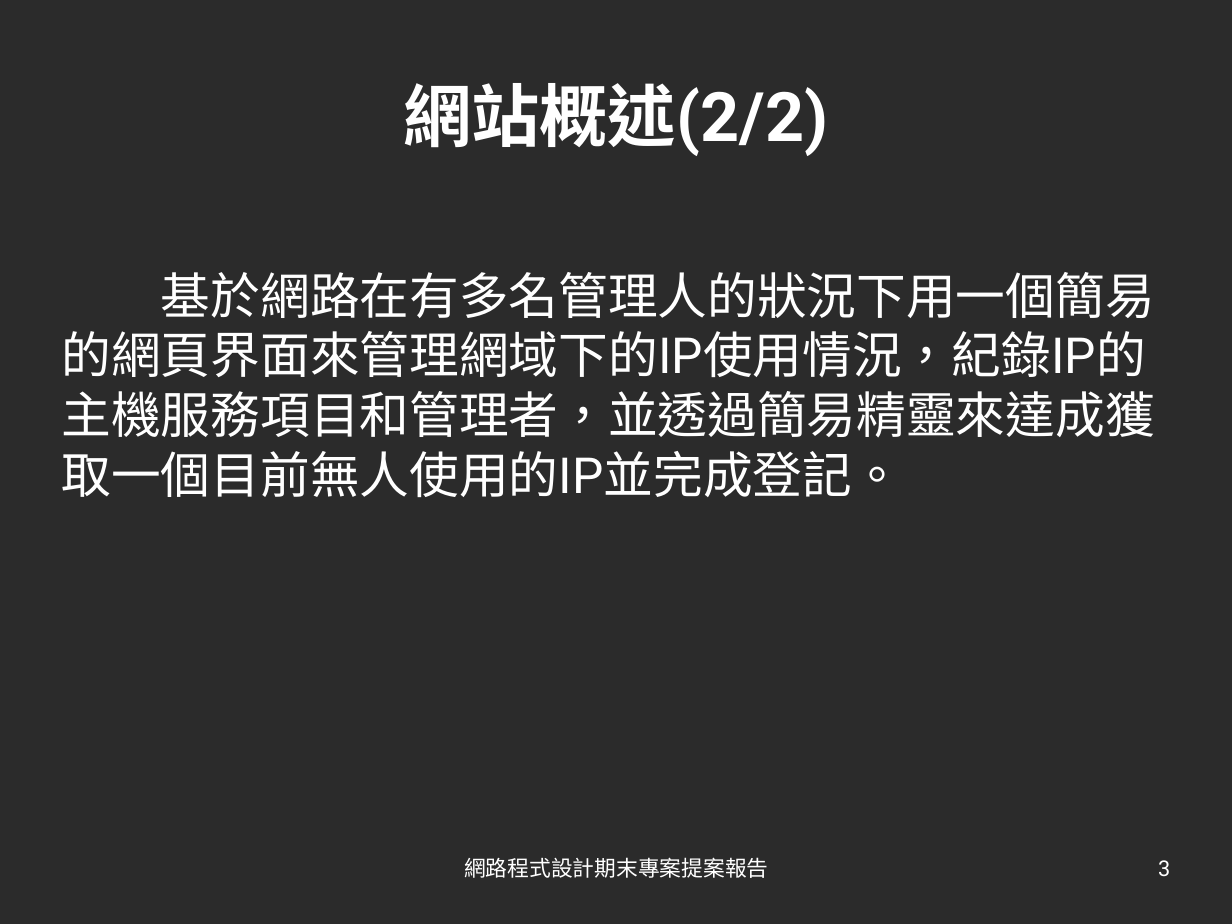
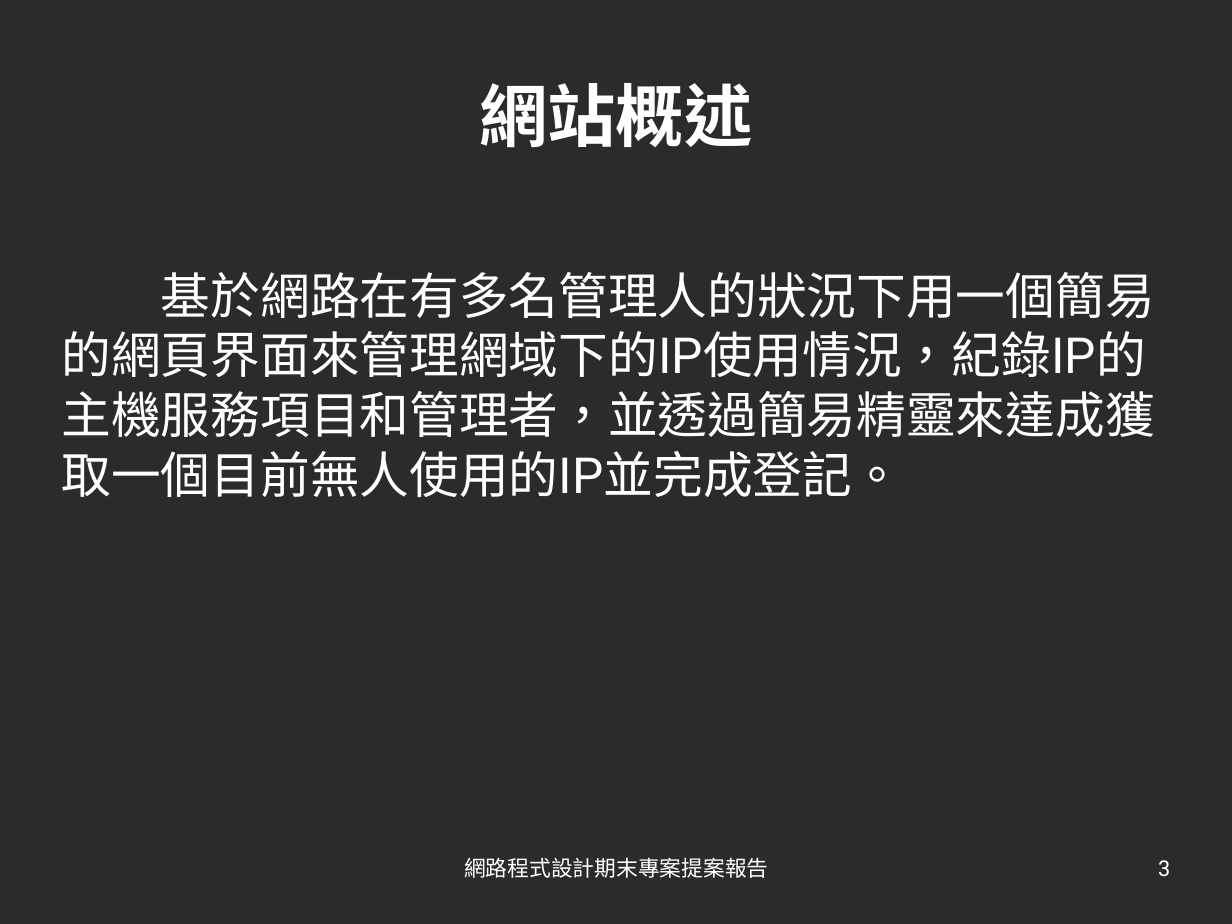
Before and after one commit to brlin-tw/NetAdminIPTableCorporate, a slide deck: slide 3 of meta/Manual/Project_manual.odp. Drawn at 1232x924 pixels with LibreOffice and Linux fonts; fonts in the diff are those of the drawing; background and template pictures are left out; a plain dark background stands for a picture behind light text. Boxes give left, top, right and bottom in pixels: in the first picture for what was removed or moved away, otherwise in the second. Text is boxed around its words. In the diff, an @@ line names an element or a change of style, - is before the commit and + after.

```diff
--- a/meta/Manual/Project_manual.odp
+++ b/meta/Manual/Project_manual.odp
@@ title at (479, 83, 752, 148): text changed @@
-網站概述(2/2)
+網站概述
```
Also in this commit, not shown: 5 other slides changed, 3 slides added.
